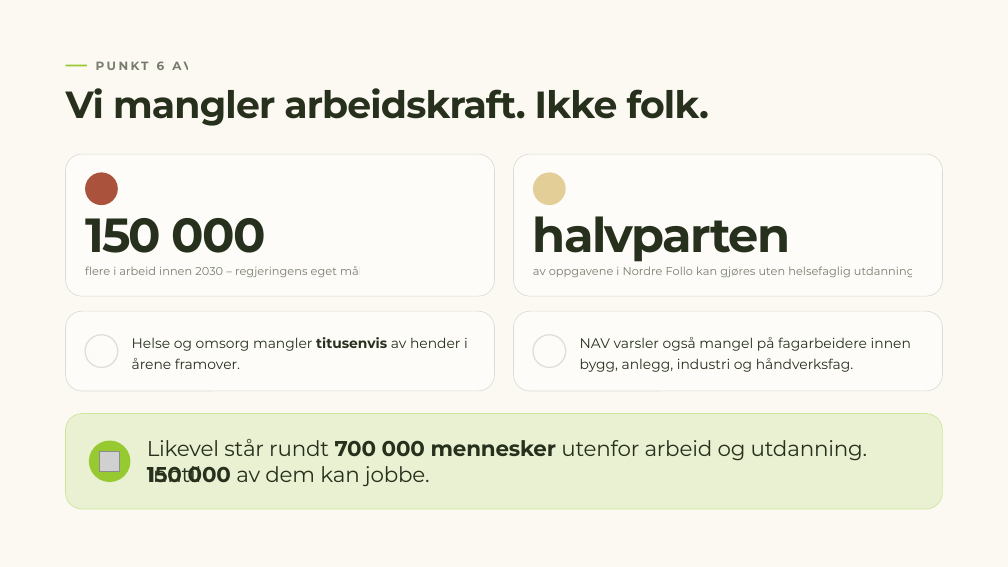
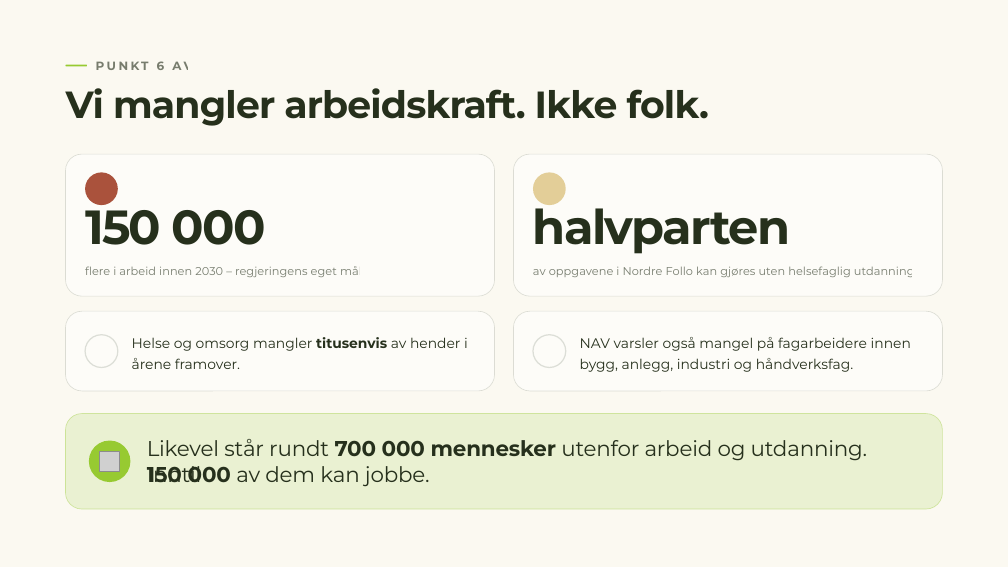
Before and after one commit to MarcusEvensen-Org/iarbeid-riketstilstand, a slide deck: slide 14 of Rikets tilstand 2026.pptx. Drawn at 1008x567 pixels with LibreOffice and Linux fonts; fonts in the diff are those of the drawing; grey boxes stand for pictures; background and template pictures are left out. Boxes give left, top, right and bottom in pixels: in the first picture for what was removed or moved away, otherwise in the second. Text is boxed around its words. In the diff, an @@ line names an element or a change of style, - is before the commit and + after.

```diff
--- a/Rikets tilstand 2026.pptx
+++ b/Rikets tilstand 2026.pptx
@@ text "150 000" rewrapped from (85, 218, 266, 253) to (85, 197, 266, 245) @@
@@ text "halvparten" rewrapped from (533, 216, 790, 262) to (533, 197, 790, 254) @@
```
Also in this commit, not shown: 15 other slides changed, 2 other files.
